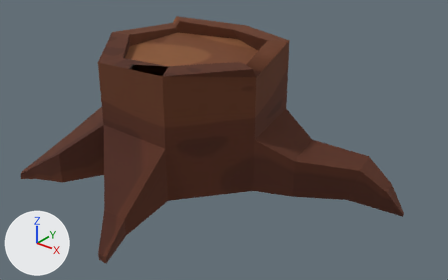
Renders of the glTF model annebirthday_godot/assets/models/trees/stronk/boomstronk.glb from each side of a commit.
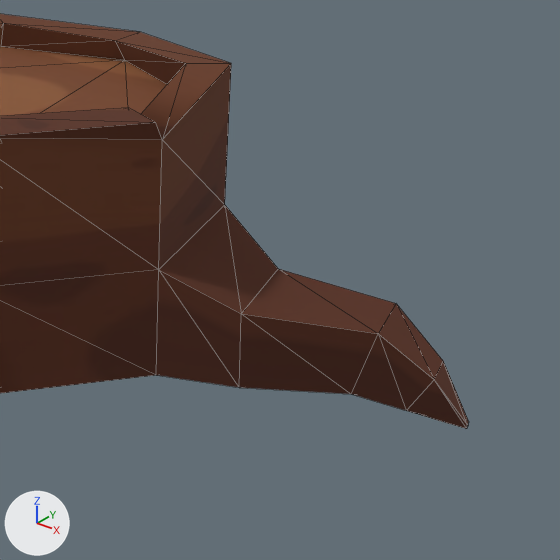
Old and new are each drawn whole from a 50 mm camera at (4.13, -4.65, 2.2) aimed at (0.6, -0.23, -0.54) and again close up on the part from 40% to 100% of the width and 4% to 100% of the height. The lights are fixed; the arrows at lower left show +X, +Y and +Z. The close-ups show mesh edges as thin lines. Vertices at the same position are counted once.

The scene before the commit, as lines of its bpy script (objects in view):
```python
me_cylinder_008 = bpy.data.meshes.new('Cylinder.008')
me_cylinder_008.from_pydata(...)  # 93 vertices, 182 faces; spans x -1.33..2.27, y -1.85..1.4, z -1.37..0.33
me_cylinder_008.materials.append(mat_boomstronk)  # picture img_background
# before: 79 (2.26, 0.53, -1.13) at pixel (468, 421), 80 (2.26, 0.53, -1.15) at pixel (468, 425), 81 (2.27, 0.5, -1.15) at pixel (466, 428), 82 (2.27, 0.5, -1.13) at pixel (467, 424), 89 (2.12, 0.4, -0.89) at pixel (434, 379)
# before: 90 (2.08, 0.59, -0.89) at pixel (443, 361), 91 (1.96, 0.56, -1.12), 92 (1.99, 0.43, -1.12) at pixel (406, 410)
ob_boomstronk = bpy.data.objects.new('boomstronk', me_cylinder_008)
ob_boomstronk.location = (0.0, 0.0, 0.0)
```
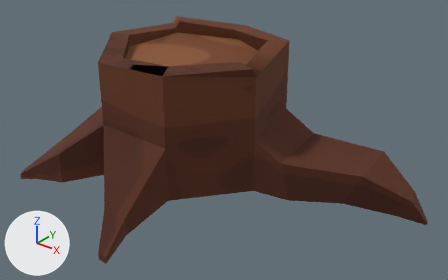
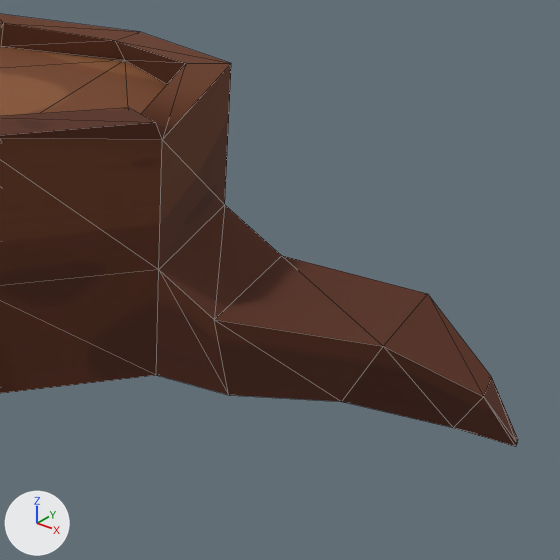
Pixel boxes (x1, y1, x2, y2) of what changed, in the close-ups (560 x 560 px; the box of a moved part takes in the faces that stretch with it):
'boomstronk', reshaped
    before: (0, 14, 469, 429)
    after: (0, 14, 518, 447)
part 1 of me_cylinder_008, moved or reshaped
    before: (156, 205, 469, 429)
    after: (156, 205, 518, 447)

What the commit changed:
me_cylinder_008 has 93 vertices, 182 faces and spans x -1.33..2.27, y -1.85..1.4, z -1.37..0.33.
me_cylinder_008 is used by ob_boomstronk; location (0.0, 0.0, 0.0).
Part 1, on me_cylinder_008:
Vertices 79 to 82, 89 to 92 of me_cylinder_008 move by (0.24, 0.0, 0.0).
Vertex 21 of me_cylinder_008 moves from (1.16, 0.57, -0.67) at pixel (278, 268) to (1.06, 0.76, -0.69) at pixel (281, 255).
Vertex 22 of me_cylinder_008 moves from (1.17, 0.57, -1.07) to (1.17, 0.76, -1.07).
Vertex 23 of me_cylinder_008 moves from (1.29, 0.04, -1.07) at pixel (239, 387) to (1.29, -0.05, -1.07) at pixel (228, 395).
Vertex 24 of me_cylinder_008 moves from (1.28, 0.04, -0.67) at pixel (241, 313) to (1.18, -0.05, -0.69) at pixel (214, 319).
Vertex 75 of me_cylinder_008 moves from (1.78, 0.64, -0.7) at pixel (396, 303) to (1.86, 0.84, -0.7) at pixel (427, 293).
Vertex 76 of me_cylinder_008 moves from (1.68, 0.59, -1.1) to (1.68, 0.78, -1.1).
Vertex 77 of me_cylinder_008 moves from (1.73, 0.37, -1.1) at pixel (351, 394) to (1.73, 0.28, -1.1) at pixel (341, 401).
Vertex 78 of me_cylinder_008 moves from (1.86, 0.31, -0.7) at pixel (378, 333) to (1.93, 0.22, -0.7) at pixel (383, 346).
